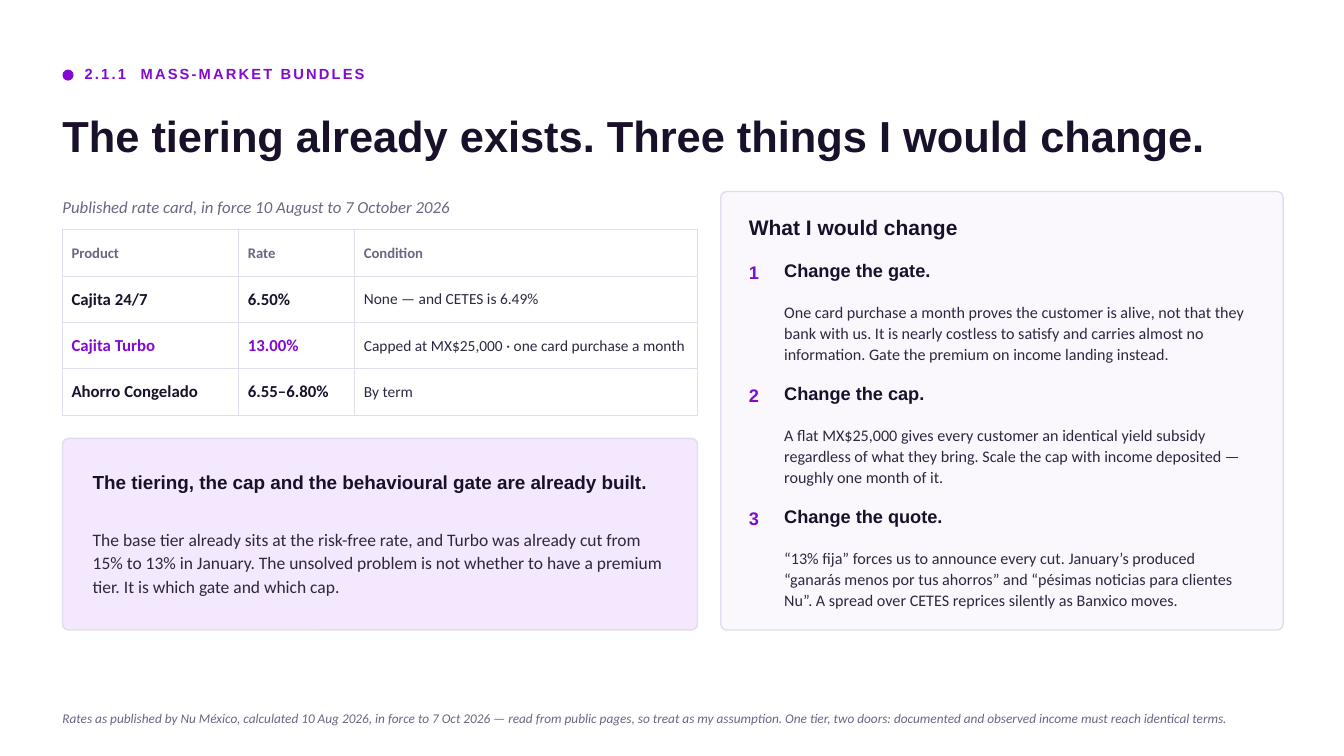
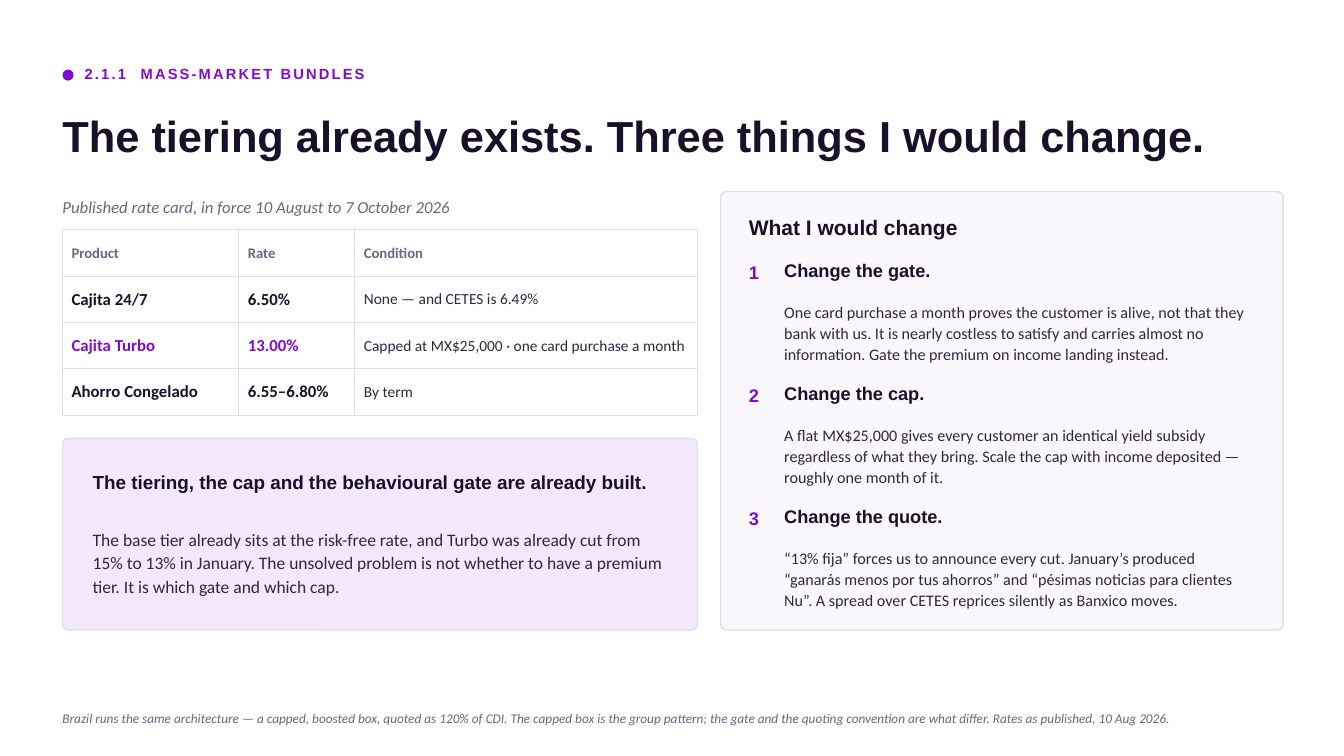
Before and after one commit to cemorr10-debug/nubank-case-prep, a slide deck: slide 5 of deck/Core_Mexico_Business_Case.pptx. Drawn at 1344x756 pixels with LibreOffice and Linux fonts; fonts in the diff are those of the drawing. Boxes give left, top, right and bottom in pixels: in the first picture for what was removed or moved away, otherwise in the second. Text is boxed around its words. In the diff, an @@ line names an element or a change of style, - is before the commit and + after.

```diff
--- a/deck/Core_Mexico_Business_Case.pptx
+++ b/deck/Core_Mexico_Business_Case.pptx
@@ text at bbox=[62, 714, 1169, 725]: text changed @@
-Rates as published by Nu México, calculated 10 Aug 2026, in force to 7 Oct 2026 — read from public pages, so treat as my assumption. One tier, two doors: documented and observed income must reach identical terms.
+Brazil runs the same architecture — a capped, boosted box, quoted as 120% of CDI. The capped box is the group pattern; the gate and the quoting convention are what differ. Rates as published, 10 Aug 2026.
```
Also in this commit, not shown: 2 other slides changed, 3 other files.
